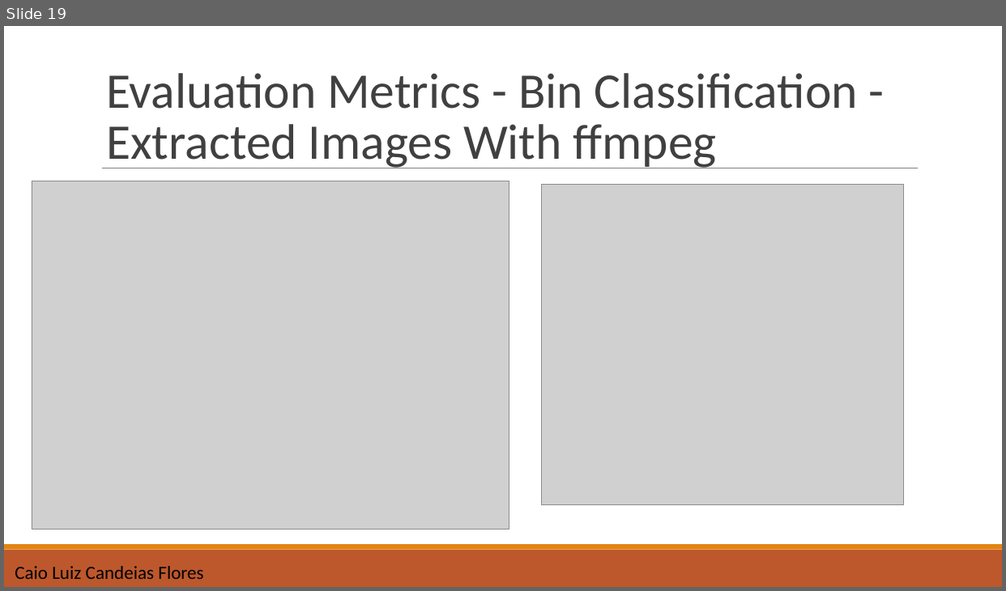
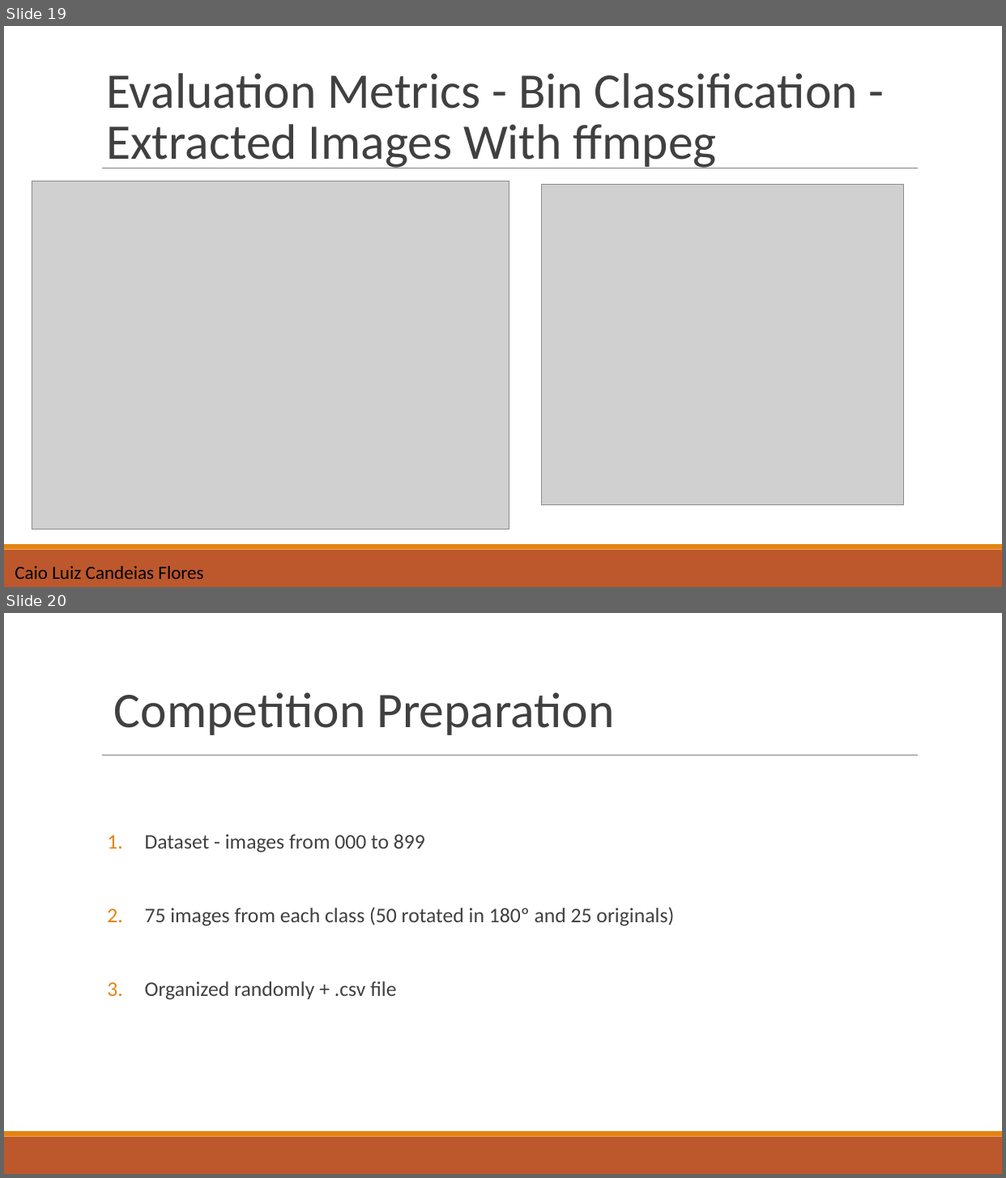
Before and after one commit to yoonsukwkd96/Autonomous_Systems_B_Lab_Group_A, a slide deck: final_presentation_groupA.pptx. Shown one above the other, each under a label of ours: slide 19 before the commit, slides 19 and 20 after it. The pictures are 1006x591 and 1006x1178 pixels, drawn with LibreOffice and Linux fonts; fonts in the diff are those of the drawing; grey boxes stand for pictures. Boxes give left, top, right and bottom in pixels: in the first picture for what was removed or moved away, otherwise in the second. Text is boxed around its words. In the diff, an @@ line names an element or a change of style, - is before the commit and + after.

```diff
--- a/final_presentation_groupA.pptx
+++ b/final_presentation_groupA.pptx
@@ slide 20 added at bbox=[4, 613, 1002, 1174], background #FFFFFF; not listed: 3 template elements that a slide beside it also shows @@
@@ text added at bbox=[114, 692, 614, 735], 48 pt, text #404040 @@
+Competition Preparation
@@ text added at bbox=[145, 834, 674, 1000], 20 pt, text #404040 @@
+1. Dataset - images from 000 to 899
+2. 75 images from each class (50 rotated in 180º and 25 originals)
+3. Organized randomly + .csv file
```
Also in this commit, not shown: 1 slide changed.
